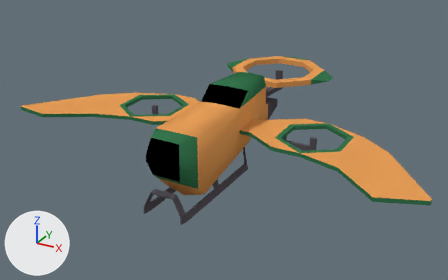
What one commit did to the Blender file WingedDrone.blend.
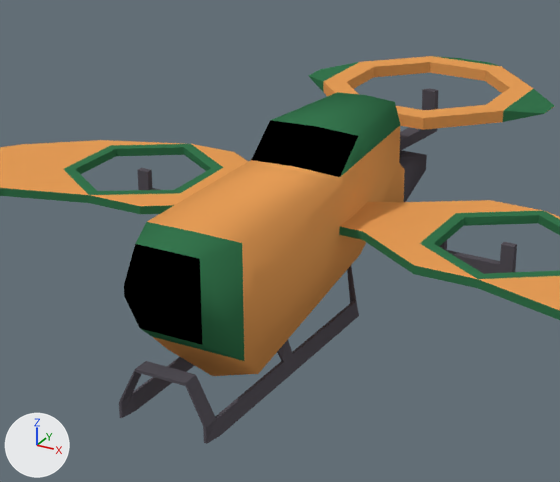
Each version is shown whole from a camera (50 mm lens) standing at (3.97, -7.36, 3.37) and looking at (-0.16, 0.14, -0.38), then close up on the part from 20% to 75% of the width and 11% to 86% of the height. The axes (+X, +Y, +Z) are drawn at lower left. The lights are the same throughout.

Script lines for the objects in view, before the commit:
```python
me_cube = bpy.data.meshes.new('Cube')
me_cube.from_pydata(...)  # 348 vertices, 304 faces, 2 loose edges; spans x -3.07..3.07, y -1.88..2.51, z -0.64..0.6
# faces by material slot: [68, 140, 86, 10]
me_cube.materials.append(mat_material_001)  # orange #e79e58
me_cube.materials.append(mat_steel)  # dark grey #57535a
me_cube.materials.append(mat_secondarycolor)  # dark green #37754e
me_cube.materials.append(mat_glsss)  # black #000000
# before: 9 (0.31, -1.48, -0.32) at pixel (244, 361), 10 (-0.31, -1.48, -0.32) at pixel (151, 336), 12 (0.2, -1.73, -0.12) at pixel (202, 344), 13 (0.2, -1.73, 0.38) at pixel (199, 258), 14 (-0.2, -1.73, -0.12) at pixel (139, 328)
# before: 15 (-0.2, -1.73, 0.38) at pixel (135, 243), 16 (0.18, -1.88, 0.14) at pixel (182, 311), 17 (0.18, -1.88, 0.2) at pixel (181, 299), 18 (-0.18, -1.88, 0.14) at pixel (124, 296), 19 (-0.18, -1.88, 0.2) at pixel (123, 285)
# before: 25 (0.0, -1.48, -0.32) at pixel (197, 348), 26 (0.0, -1.73, 0.38) at pixel (167, 251), 27 (0.0, -1.73, -0.12) at pixel (170, 336), 28 (0.0, -1.88, 0.2) at pixel (152, 292), 29 (0.0, -1.88, 0.14) at pixel (153, 303)
ob_wingeddrone_lod0 = bpy.data.objects.new('WingedDrone_LOD0', me_cube)
ob_wingeddrone_lod0.location = (0.004, 0.082, -0.051)
```
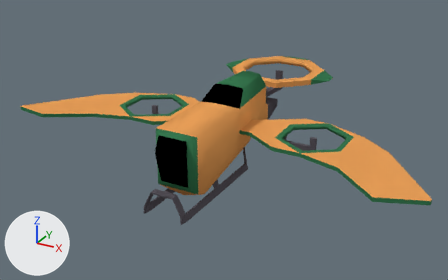
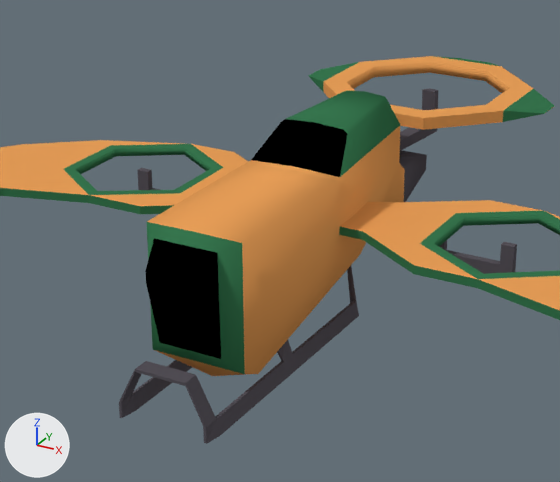
Scene script edits in JSON lines:
```json
{"block": "me_cube", "where": "# used by ob_wingeddrone_lod0; location = (0.004, 0.082, -0.051)"}
{"block": "me_cube", "where": "# verts and faces of me_cube; kept vertices keep their numbers, new ones are numbered from 348"}
{"op": "remove", "block": "me_cube", "code": "me_cube.from_pydata(...)  # 348 vertices, 304 faces, 2 loose edges; spans x -3.07..3.07, y -1.88..2.51, z -0.64..0.6"}
{"op": "add", "block": "me_cube", "code": "me_cube.from_pydata(...)  # 354 vertices, 310 faces, 2 loose edges; spans x -3.07..3.07, y -1.87..2.51, z -0.64..0.62"}
{"block": "me_cube", "change": "me_cube part 1"}
{"op": "add", "block": "me_cube", "code": "for i in [9, 10, 25]: verts[i] += (0.0, 0.0, -0.08)"}
{"op": "add", "block": "me_cube", "code": "for i in [12, 14, 27]: verts[i] += (0.0, 0.18, -0.17)"}
{"op": "add", "block": "me_cube", "code": "for i in [13, 15, 26]: verts[i] += (0.0, 0.17, -0.03)"}
{"op": "add", "block": "me_cube", "code": "for i in [*range(16, 20), 28, 29]: verts[i] += (0.0, 0.2, 0.0)"}
{"block": "me_cube", "change": "me_cube part 2"}
{"block": "me_cube", "change": "2 faces are deleted"}
{"block": "me_cube", "change": "4 vertices move from x -0.31..0.31, y -0.11..0.6, z 0.58 to x -0.23..0.23, y -0.11..0.6, z 0.58"}
{"block": "me_cube", "change": "6 vertices are added at (0.0, 0.6, 0.62), (-0.14, 0.6, 0.61), (-0.2, -0.11, 0.61), (0.14, 0.6, 0.61), (0.0, -0.11, 0.62), (0.2, -0.11, 0.61)"}
{"block": "me_cube", "change": "6 new faces join them, mat_secondarycolor (dark green #37754e), smooth"}
{"block": "me_cube", "change": "2 new faces join them, mat_glsss (black #000000), smooth"}
{"block": "me_cube", "change": "me_cube part 3: 32 kept faces spanning x -3.07..3.07, y -1.07..2.17, z 0.02..0.39 are now shaded smooth"}
```

What differs and where, as boxes (x1, y1, x2, y2) in the close-ups (560 x 482 px; the box of a moved part takes in the faces that stretch with it):
```json
{"part": 1, "of": "me_cube", "change": "moved or reshaped", "before": [124, 178, 360, 376], "after": [145, 178, 360, 376]}
{"part": 2, "of": "me_cube", "change": "built on", "before": [251, 92, 400, 177], "after": [251, 90, 400, 177]}
{"part": 3, "of": "me_cube", "change": "shading changed", "before": [76, 62, 560, 246], "after": [76, 62, 560, 246]}
```
